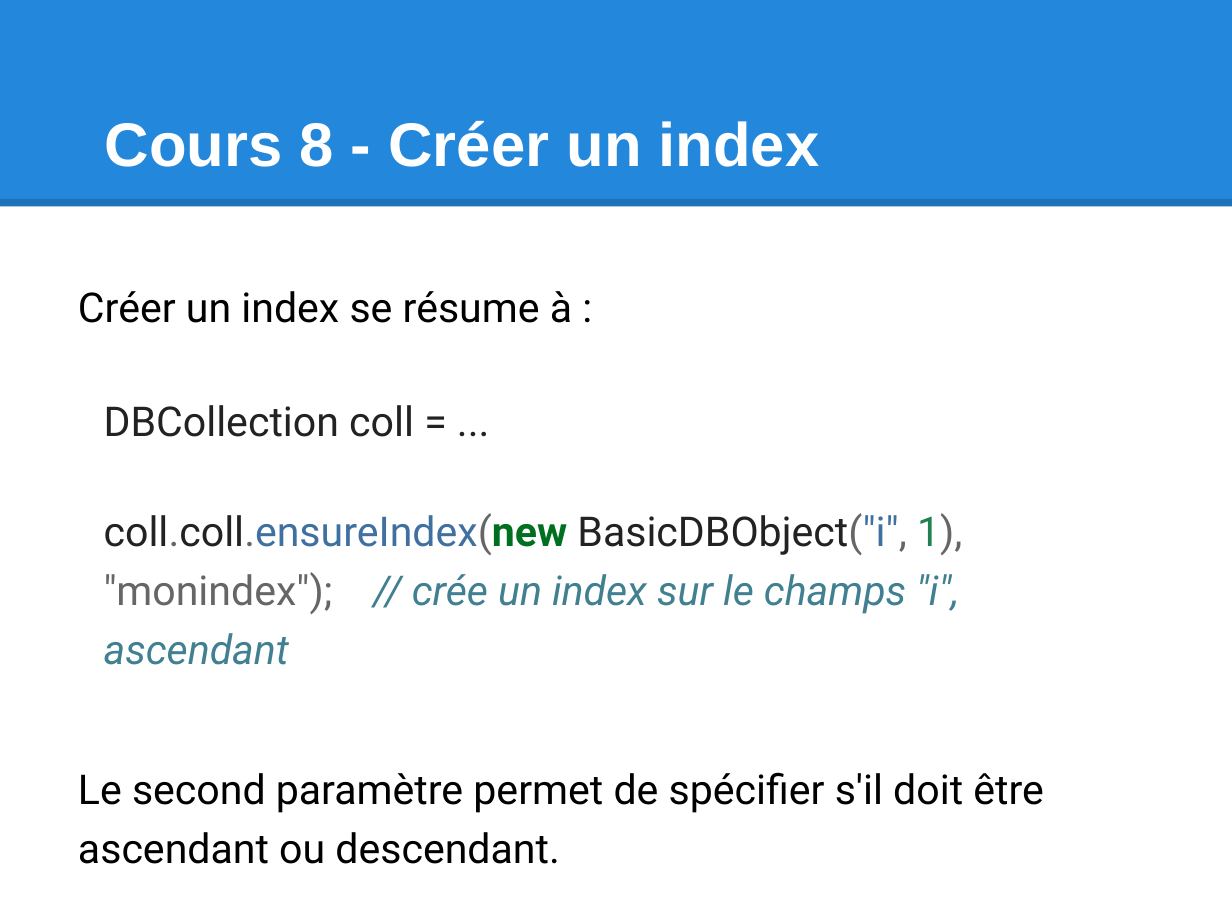
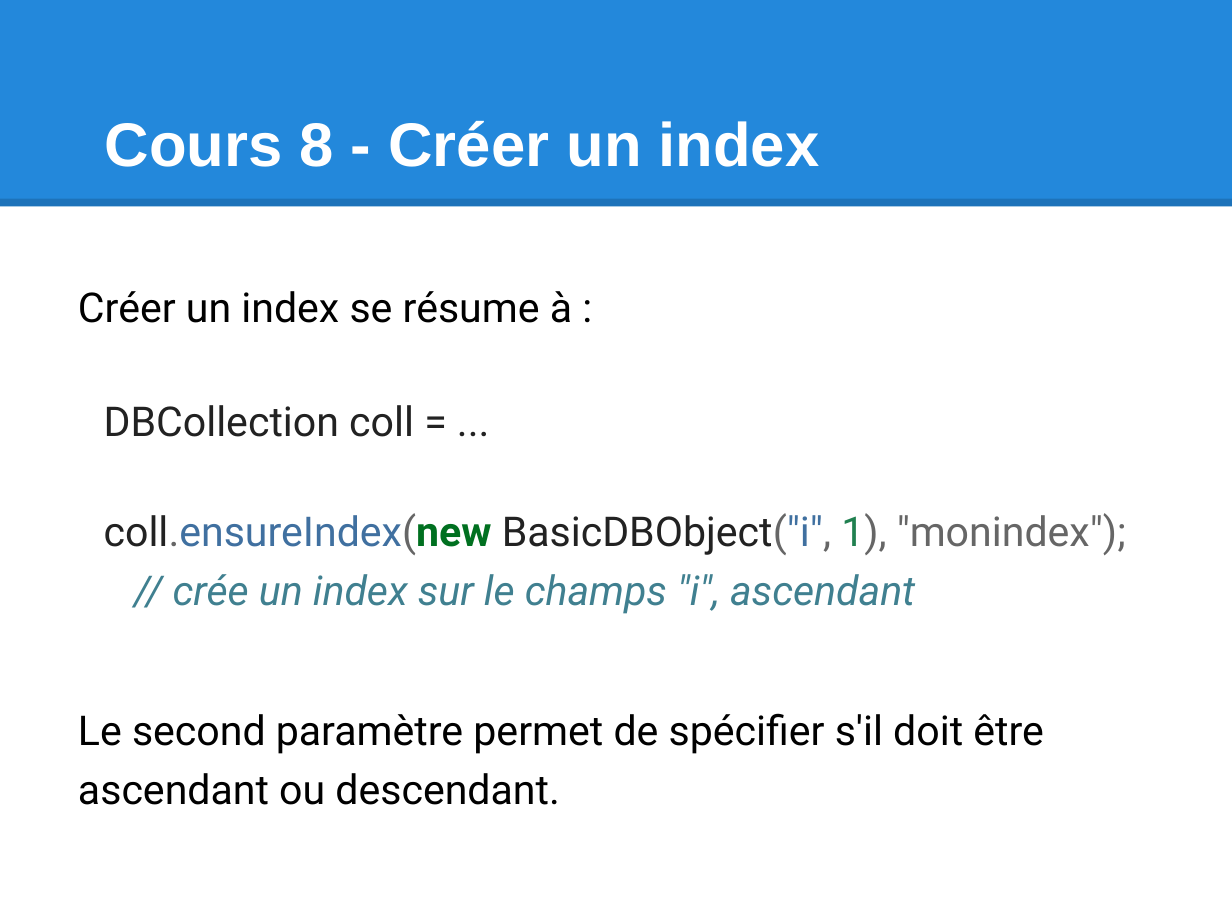
Before and after one commit to linkedinDant/master, a slide deck: slide 34 of mongodb/cours/Cours_NoSQL.pptx. Drawn at 1232x924 pixels with LibreOffice and Linux fonts; fonts in the diff are those of the drawing. Boxes give left, top, right and bottom in pixels: in the first picture for what was removed or moved away, otherwise in the second. Text is boxed around its words. In the diff, an @@ line names an element or a change of style, - is before the commit and + after.

Commit message:
Mise à jour des cours NoSQL

```diff
--- a/mongodb/cours/Cours_NoSQL.pptx
+++ b/mongodb/cours/Cours_NoSQL.pptx
@@ text at (104,513,1126,614): text changed @@
-coll.coll.ensureIndex(new BasicDBObject("i", 1), "monindex"); // crée un index sur le champs "i", ascendant
+coll.ensureIndex(new BasicDBObject("i", 1), "monindex"); // crée un index sur le champs "i", ascendant
```
Also in this commit, not shown: 3 other slides changed, 1 other file.
